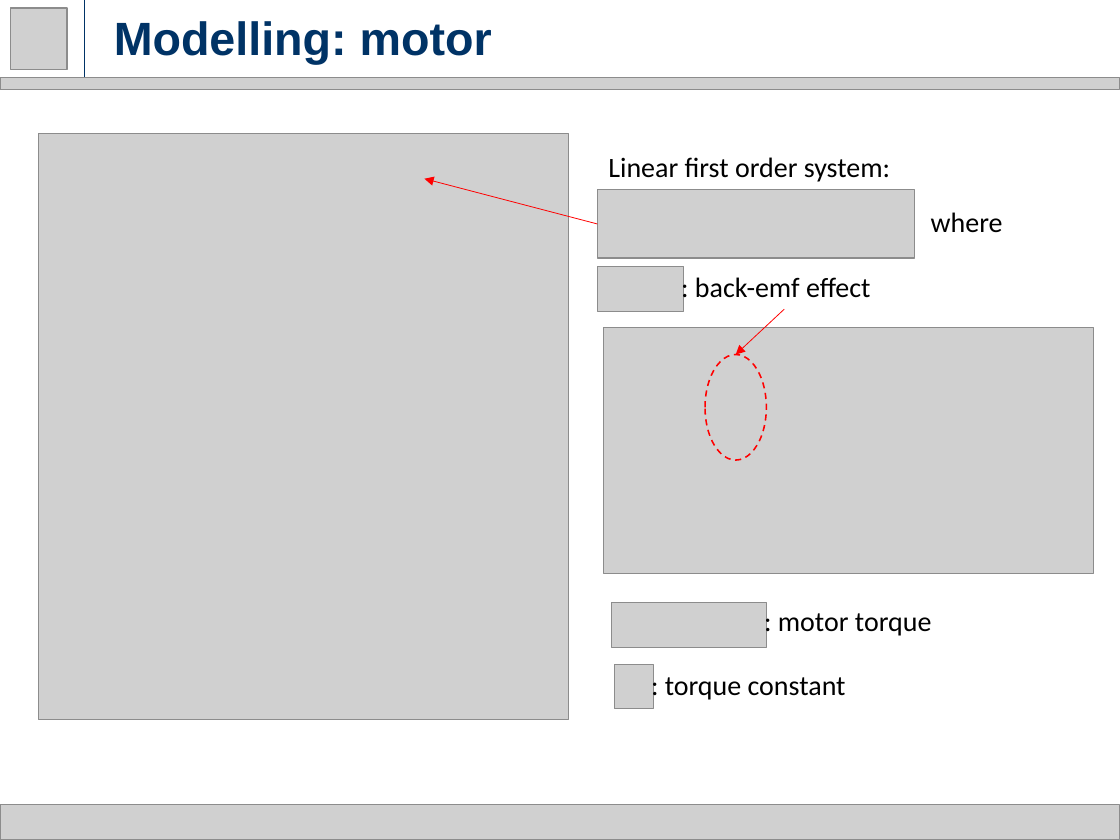
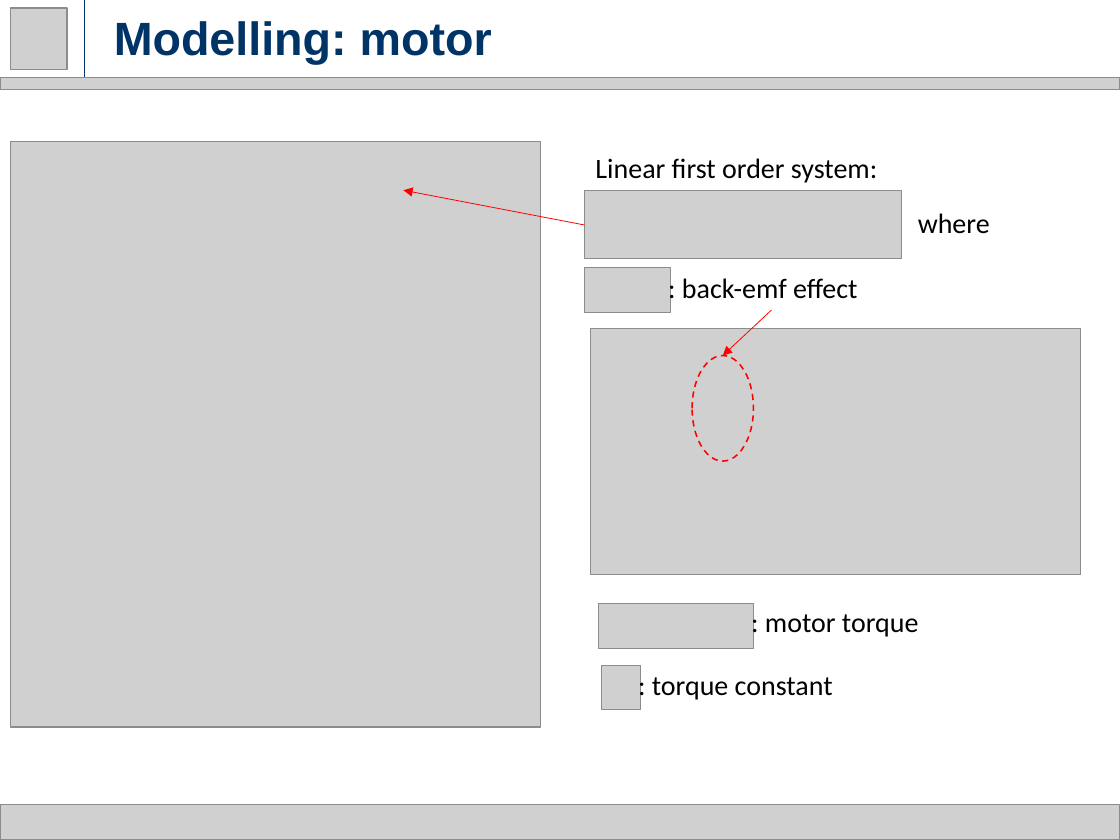
Before and after one commit to rssalessio/Control-Linear-Vibrations, a slide deck: slide 6 of finalPresentation/Part 1/Part1.pptx. Drawn at 1120x840 pixels with LibreOffice and Linux fonts; fonts in the diff are those of the drawing; grey boxes stand for pictures. Boxes give left, top, right and bottom in pixels: in the first picture for what was removed or moved away, otherwise in the second. Text is boxed around its words. In the diff, an @@ line names an element or a change of style, - is before the commit and + after.

```diff
--- a/finalPresentation/Part 1/Part1.pptx
+++ b/finalPresentation/Part 1/Part1.pptx
@@ picture: place and size @@
-picture at [38, 133, 568, 719]
+picture at [10, 141, 540, 727]
@@ arrow moved from (597, 224) - (424, 179) to (585, 225) - (403, 190) @@
@@ 2 pictures, 1 text, 1 ellipse: place and size @@
-2 pictures, 1 text, 1 ellipse at [597, 157, 914, 460]
+2 pictures, 1 text, 1 ellipse at [585, 158, 902, 460]
@@ 4 texts, 3 pictures, 1 arrow: place and size @@
-4 texts, 3 pictures, 1 arrow at [604, 212, 1094, 709]
+4 texts, 3 pictures, 1 arrow at [590, 213, 1081, 710]
```
Also in this commit, not shown: 3 other slides changed.
